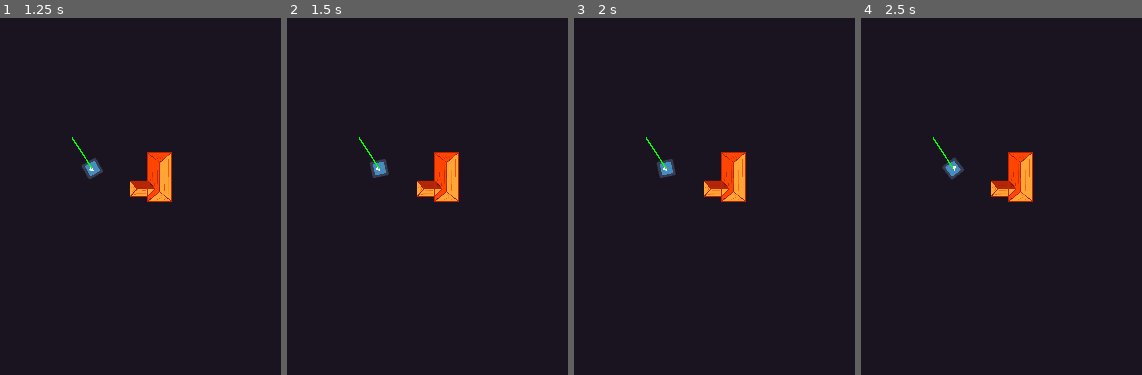
Above: before the commit, frames 1-4 (left to right).
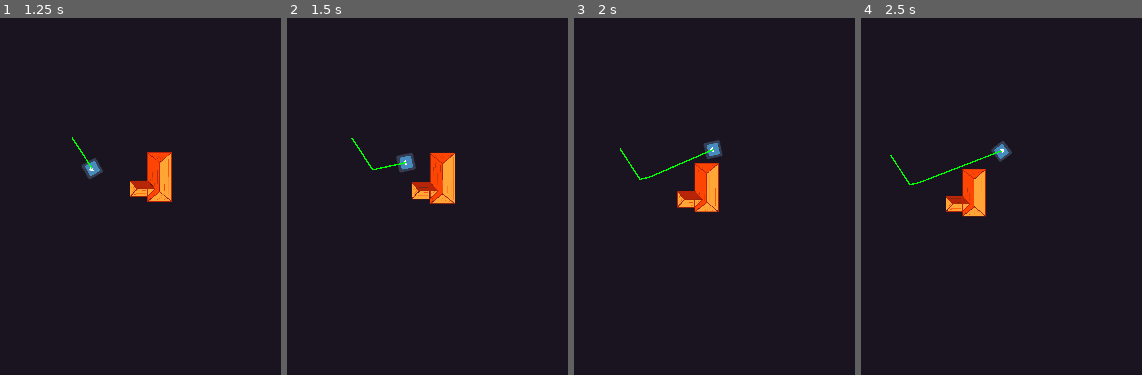
Above: after the commit, the same moments.

Repository: SpyrexDE/BzzBzz
Game: Godot game, scene res://levels/testlvl1.tscn
Two runs of this game, one before a commit and one after it. Both use one fixed random seed, a clock stepped at 60 frames per second and the inputs below. The engine's default icon, where the game draws it, is replaced by a stand-in: a white triangle on a blue panel in a dark square.
Inputs:
- Up to frame 1 (1.25 s): hold D (steer_right) from 0.53 s (still down); tap Space (interact) at 0.6 s
- Up to frame 2 (1.5 s): tap Enter at 1.25 s; release D (steer_right) at 1.28 s; hold S (go_backward, bound only after the commit) from 1.28 s (still down); tap Space (interact) at 1.35 s
- Up to frame 3 (2 s): keep holding S (go_backward, bound only after the commit)
- Up to frame 4 (2.5 s): release S (go_backward, bound only after the commit) at 2.03 s; hold D (steer_right) from 2.03 s (still down); tap Space (interact) at 2.1 s

Frame 1 is identical in both runs. In frame 2, 1.8% of the frame differs, in the area x 22-62%, y 33-53%; in frame 3, 3.4%; in frame 4, 3.6%, in the area x 10-62%, y 33-56%.

Commit message:
Add missing keybindings

Diff:
--- a/project.godot
+++ b/project.godot
@@ -48,6 +48,12 @@
 "events": [Object(InputEventKey,"resource_local_to_scene":false,"resource_name":"","device":-1,"window_id":0,"alt_pressed":false,"shift_pressed":false,"ctrl_pressed":false,"meta_pressed":false,"pressed":false,"keycode":0,"physical_keycode":32,"key_label":0,"unicode":32,"echo":false,"script":null)
 ]
 }
+go_backward={
+"deadzone": 0.5,
+"events": [Object(InputEventKey,"resource_local_to_scene":false,"resource_name":"","device":-1,"window_id":0,"alt_pressed":false,"shift_pressed":false,"ctrl_pressed":false,"meta_pressed":false,"pressed":false,"keycode":0,"physical_keycode":83,"key_label":0,"unicode":115,"echo":false,"script":null)
+, Object(InputEventKey,"resource_local_to_scene":false,"resource_name":"","device":-1,"window_id":0,"alt_pressed":false,"shift_pressed":false,"ctrl_pressed":false,"meta_pressed":false,"pressed":false,"keycode":0,"physical_keycode":72,"key_label":0,"unicode":104,"echo":false,"script":null)
+]
+}
 
 [rendering]
 
